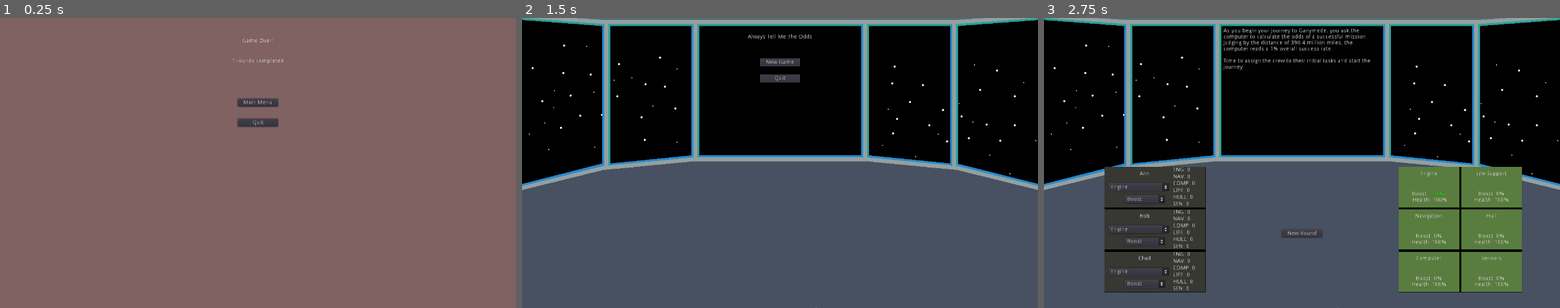
Above: before the commit, frames 1-3 (left to right).
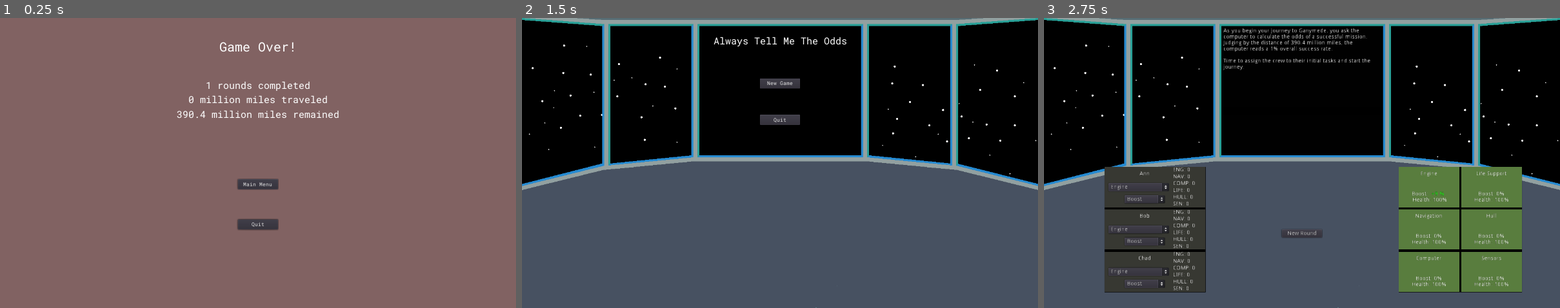
Above: after the commit, the same moments.

Repository: cparlette/alwaystellmetheodds
Game: Godot game, scene res://GameOver.tscn
Same seed, same stepped clock (60 frames per second), same inputs: the game is played once before the commit and once after it. This scene is started directly instead of the project's main scene.
Inputs:
- Up to frame 1 (0.25 s): no input
- Up to frame 2 (1.5 s): tap Enter at 0.5 s; click "Main Menu" at 1.25 s
- Up to frame 3 (2.75 s): click "New Game" at 2 s

The runs differ from the first frame. In frame 1, 1.9% of the frame differs, in the area x 34-66%, y 7-74%; in frame 2, 1.1%; in frame 3, nothing differs.

Commit message:
Fonts, game over details, main menu button positioning

Diff:
--- a/GameOver.gd
+++ b/GameOver.gd
@@ -2,13 +2,17 @@
 
 # Called when the node enters the scene tree for the first time.
 func _ready():
-	$ScoreText.text = str(globals.roundNumber) + " rounds completed"
+	var newText = str(globals.roundNumber) + " rounds completed\n"
 	if globals.distanceTraveled >= globals.destinationTotalDistance:
 		# win
 		$Background.color = Color("5a7e3f")
+		newText += str(globals.distanceTraveled) +  " million miles traveled\n"
 	else:
 		# lose
 		$Background.color = Color("826363")
+		newText += str(globals.distanceTraveled) +  " million miles traveled\n"
+		newText += str(globals.destinationTotalDistance - globals.distanceTraveled) + " million miles remained"
+	$ScoreText.text = newText
 
 func _input(event):
 	if event.is_action_pressed("ui_cancel"):
--- a/GameOver.tscn
+++ b/GameOver.tscn
@@ -1,6 +1,16 @@
-[gd_scene load_steps=2 format=2]
+[gd_scene load_steps=6 format=2]
 
 [ext_resource path="res://GameOver.gd" type="Script" id=1]
+[ext_resource path="res://RobotoMono-VariableFont_wght.ttf" type="DynamicFontData" id=2]
+[ext_resource path="res://font_14.tres" type="DynamicFont" id=3]
+
+[sub_resource type="DynamicFont" id=1]
+size = 32
+font_data = ExtResource( 2 )
+
+[sub_resource type="DynamicFont" id=2]
+size = 24
+font_data = ExtResource( 2 )
 
 [node name="GameOver" type="Node2D"]
 script = ExtResource( 1 )
@@ -14,10 +24,11 @@
 }
 
 [node name="GameOverText" type="Label" parent="."]
-margin_left = 590.0
+margin_left = 490.0
 margin_top = 50.0
-margin_right = 690.0
-margin_bottom = 64.0
+margin_right = 790.0
+margin_bottom = 93.0
+custom_fonts/font = SubResource( 1 )
 text = "Game Over!"
 align = 1
 __meta__ = {
@@ -25,11 +36,14 @@
 }
 
 [node name="ScoreText" type="Label" parent="."]
-margin_left = 565.0
-margin_top = 100.0
-margin_right = 715.0
-margin_bottom = 114.0
-text = "0 rounds completed"
+margin_left = 390.0
+margin_top = 150.0
+margin_right = 890.0
+margin_bottom = 255.0
+custom_fonts/font = SubResource( 2 )
+text = "0 rounds completed
+0 million miles traveled
+0 million miles remaining"
 align = 1
 __meta__ = {
 "_edit_use_anchors_": false
@@ -37,9 +51,10 @@
 
 [node name="MainMenuButton" type="Button" parent="."]
 margin_left = 590.0
-margin_top = 200.0
+margin_top = 400.0
 margin_right = 690.0
-margin_bottom = 220.0
+margin_bottom = 420.0
+custom_fonts/font = ExtResource( 3 )
 text = "Main Menu"
 __meta__ = {
 "_edit_use_anchors_": false
@@ -47,9 +62,10 @@
 
 [node name="QuitButton" type="Button" parent="."]
 margin_left = 590.0
-margin_top = 250.0
+margin_top = 500.0
 margin_right = 690.0
-margin_bottom = 270.0
+margin_bottom = 520.0
+custom_fonts/font = ExtResource( 3 )
 text = "Quit"
 __meta__ = {
 "_edit_use_anchors_": false
--- a/MainMenu.tscn
+++ b/MainMenu.tscn
@@ -1,8 +1,14 @@
-[gd_scene load_steps=4 format=2]
+[gd_scene load_steps=7 format=2]
 
 [ext_resource path="res://MainMenu.gd" type="Script" id=1]
 [ext_resource path="res://graphics/space-v1.png" type="Texture" id=2]
 [ext_resource path="res://graphics/titlescreen-v1.png" type="Texture" id=3]
+[ext_resource path="res://RobotoMono-VariableFont_wght.ttf" type="DynamicFontData" id=4]
+[ext_resource path="res://font_14.tres" type="DynamicFont" id=5]
+
+[sub_resource type="DynamicFont" id=1]
+size = 24
+font_data = ExtResource( 4 )
 
 [node name="MainMenu" type="Node2D"]
 script = ExtResource( 1 )
@@ -16,20 +22,23 @@
 centered = false
 
 [node name="Title" type="Label" parent="."]
-margin_left = 560.0
+margin_left = 440.0
 margin_top = 40.0
-margin_right = 720.0
-margin_bottom = 54.0
+margin_right = 840.0
+margin_bottom = 73.0
+custom_fonts/font = SubResource( 1 )
 text = "Always Tell Me The Odds"
+align = 1
 __meta__ = {
 "_edit_use_anchors_": false
 }
 
 [node name="NewGame" type="Button" parent="."]
 margin_left = 590.0
-margin_top = 100.0
+margin_top = 150.0
 margin_right = 690.0
-margin_bottom = 120.0
+margin_bottom = 175.0
+custom_fonts/font = ExtResource( 5 )
 text = "New Game"
 __meta__ = {
 "_edit_use_anchors_": false
@@ -37,9 +46,10 @@
 
 [node name="Quit" type="Button" parent="."]
 margin_left = 590.0
-margin_top = 140.0
+margin_top = 240.0
 margin_right = 690.0
-margin_bottom = 160.0
+margin_bottom = 265.0
+custom_fonts/font = ExtResource( 5 )
 text = "Quit"
 __meta__ = {
 "_edit_use_anchors_": false
--- /dev/null
+++ b/font_14.tres
@@ -0,0 +1,7 @@
+[gd_resource type="DynamicFont" load_steps=2 format=2]
+
+[ext_resource path="res://RobotoMono-VariableFont_wght.ttf" type="DynamicFontData" id=1]
+
+[resource]
+size = 14
+font_data = ExtResource( 1 )
Binary file added: RobotoMono-VariableFont_wght.ttf
